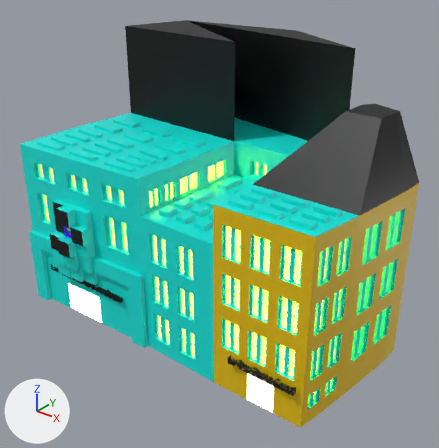
Two versions of the FBX model Assets/Models/crumpton_complex.fbx, one commit apart.
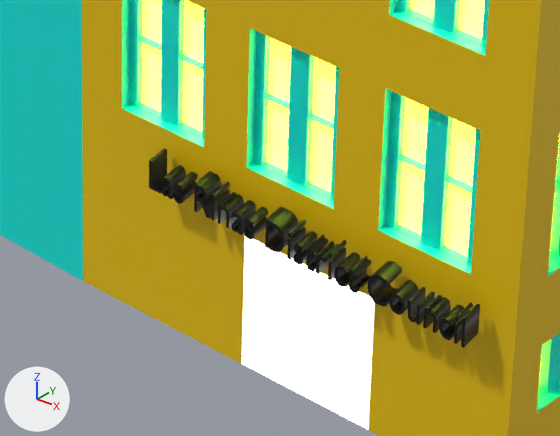
The first picture shows the older version from a 50 mm lens placed at (540.0, -733.0, 630.0), pointed at (-41.0, -7.0, 180.0). The close-ups show both versions on the part from 45% to 71% of the width and 72% to 93% of the height of that picture; other places that the commit changed are outside them. Every picture has the same lights, and +X, +Y and +Z are marked at lower left. Where no turn or scale is listed for an object, it has been applied to the vertices. Vertices at the same position are counted once.

The first close-up shows 'Plane', 'Text.001'.
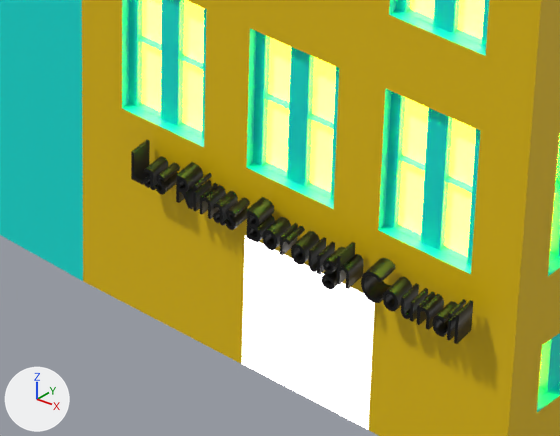
What changed in the scene script:
```text
Change me_text_001:
    used by ob_text_001; location = (103.5, -166.0, 59.8)
    remove me_text_001.from_pydata(...)  # 3694 vertices, 5453 faces; spans x 0.8..112.6, y -3.8..3.8, z -0.1..10.4
    add me_text_001.from_pydata(...)  # 4016 vertices, 5968 faces; spans x 0.8..117.1, y -3.8..3.8, z -3.5..10.4
    me_text_001 part 1: the loose piece of 8 vertices spanning x 111.6..112.6, y -3.8..3.8, z 0.0..10.2 is moved by (4.5, 0.0, 0.0)
    me_text_001 part 2: the loose piece of 8 vertices spanning x 109.3..110.2, y -3.8..3.8, z 0.0..6.7 is moved by (4.5, 0.0, 0.0)
    me_text_001 part 3: the loose piece of 96 vertices spanning x 109.2..110.3, y -3.7..3.8, z 8.0..9.6 is moved by (4.5, 0.0, 0.0)
    me_text_001 part 4: the loose piece of 196 vertices spanning x 104.3..108.2, y -3.8..3.8, z -0.1..6.9 is copied, and the copy is moved by (4.5, 0.0, 0.0); it spans x 108.8..112.7, y -3.8..3.8, z -0.1..6.9
    me_text_001 part 5: the loose piece of 196 vertices spanning x 79.9..86.6, y -3.8..3.8, z -0.1..10.4 is moved by (4.5, 0.0, 0.0)
    me_text_001 part 6: the loose piece of 112 vertices spanning x 93.7..97.7, y -3.8..3.8, z -0.1..6.7 is copied, and the copy is moved by (-27.5, 0.0, 0.0); it spans x 66.1..70.2, y -3.8..3.8, z -0.1..6.7
    me_text_001 part 7: the loose piece of 192 vertices spanning x 87.4..92.6, y -3.8..3.8, z -0.1..6.9 is copied, and the copy is moved by (-27.5, 0.0, 0.0); it spans x 59.9..65.1, y -3.8..3.8, z -0.1..6.9
    me_text_001 part 8: a new loose piece of 114 vertices spanning x 76.1..80.2, y -3.8..3.8, z 0.0..10.2, in mat_material_004 (black #000000)
    me_text_001 part 9: the loose piece of 110 vertices spanning x 62.1..65.7, y -3.8..3.8, z 0.0..6.9 is deleted
    me_text_001 part 10: the loose piece of 96 vertices spanning x 66.3..67.4, y -3.7..3.8, z 8.0..9.6 is deleted
    me_text_001 part 11: the loose piece of 96 vertices spanning x 51.9..53.0, y -3.7..3.8, z 8.0..9.6 is deleted
    me_text_001 part 12: the loose piece of 8 vertices spanning x 66.4..67.3, y -3.8..3.8, z 0.0..6.7 is deleted
    me_text_001 part 13: 149 vertices moved from x 46.7..107.5, y -3.8..3.8, z -0.1..10.2 to x 46.1..107.5, y -3.8..3.8, z -0.1..10.2; 1245 vertices removed from x 47.2..108.2, y -3.8..3.8, z -0.1..9.0; 1263 vertices added at x 45.0..107.7, y -3.8..3.8, z -3.5..9.6
Change ob_text_001:
    ob_text_001.location: (103.5, -166.0, 59.8) -> (96.8, -166.0, 59.8)
```

Changed parts and their boxes (x1, y1, x2, y2) in the close-ups (560 x 436 px; the box of a moved part takes in the faces that stretch with it):
'Text.001', reshaped, moved
    before: (149, 148, 480, 348)
    after: (131, 140, 473, 344)
part 1 of me_text_001, moved or reshaped
    before: (461, 304, 480, 348)
    after: (454, 300, 473, 344)
part 2 of me_text_001, moved or reshaped
    before: (454, 310, 470, 344)
    after: (447, 307, 463, 341)
part 3 of me_text_001, moved or reshaped
    before: (455, 302, 473, 321)
    after: (448, 299, 466, 318)
part 4 of me_text_001, added
    after: (432, 301, 458, 337)
part 5 of me_text_001, moved or reshaped
    before: (368, 261, 402, 307)
    after: (361, 258, 395, 303)
part 6 of me_text_001, added (black)
    after: (308, 237, 335, 275)
part 7 of me_text_001, added
    after: (291, 231, 320, 265)
part 8 of me_text_001, added
    after: (337, 242, 364, 289)
part 9 of me_text_001, deleted
    before: (316, 241, 340, 274)
part 10 of me_text_001, deleted
    before: (329, 240, 347, 258)
part 11 of me_text_001, deleted
    before: (288, 220, 306, 237)
part 12 of me_text_001, deleted
    before: (328, 247, 346, 280)
part 13 of me_text_001, moved or reshaped
    before: (266, 206, 464, 340)
    after: (247, 197, 444, 330)
